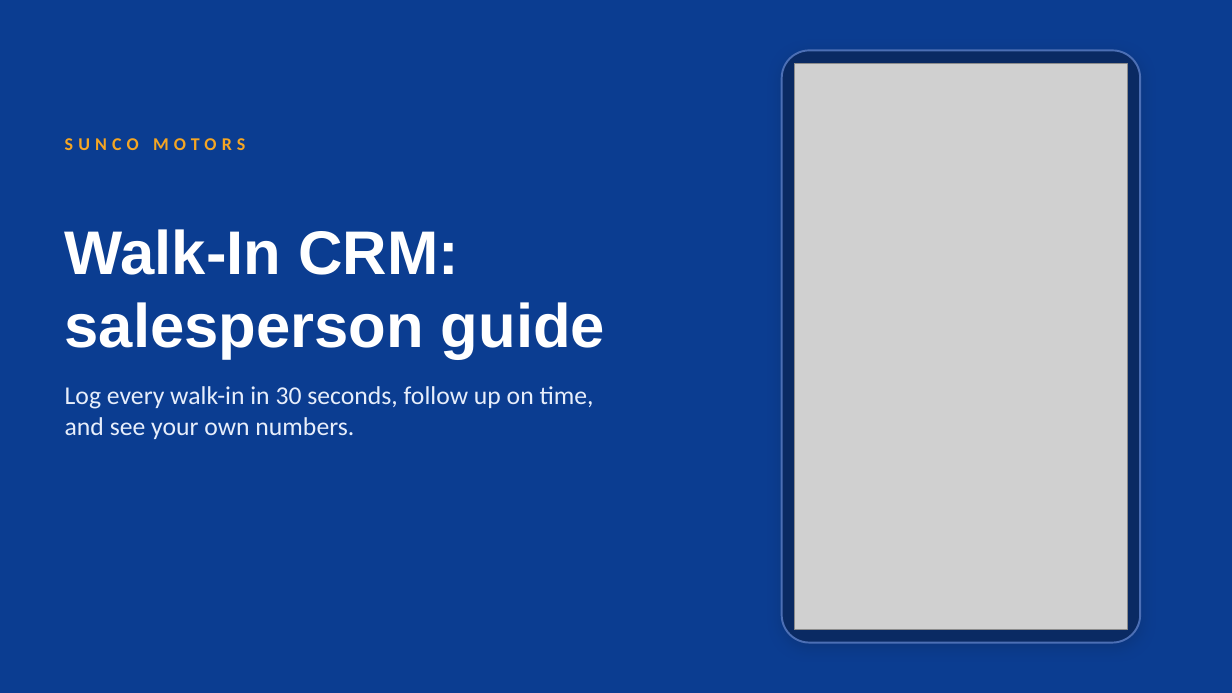
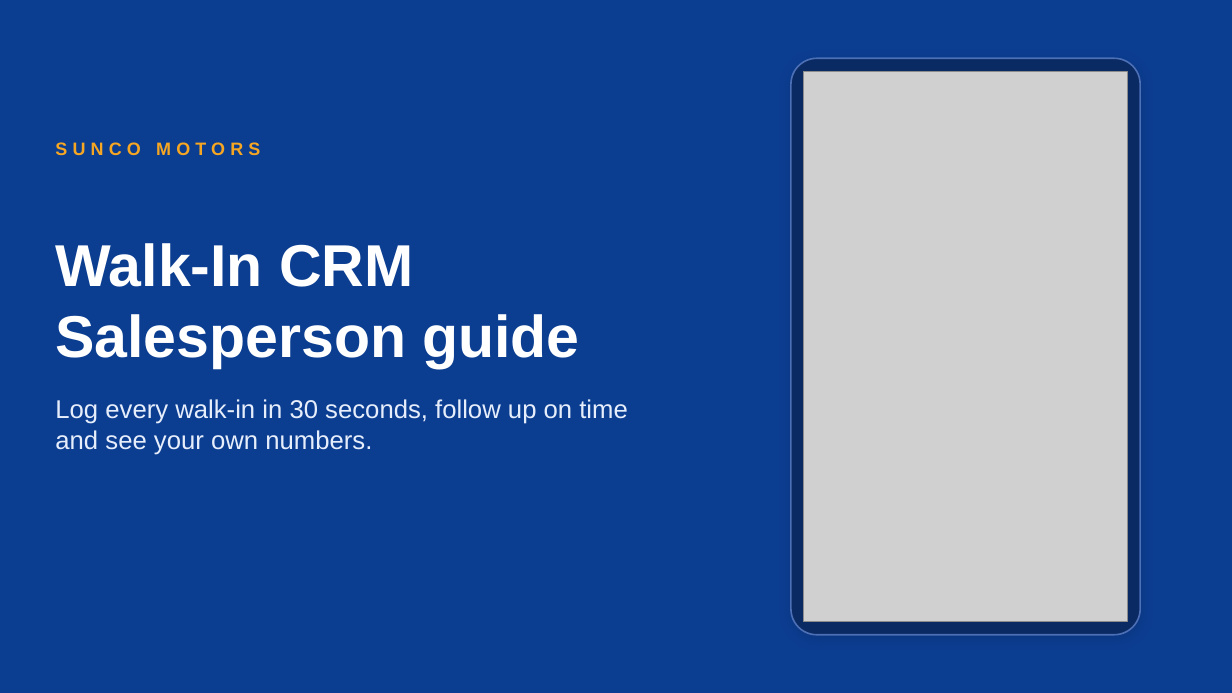
Before and after one commit to jakeeeecurran/walkin-management, a slide deck: slide 1 of docs/training/Sunco-Walk-In-CRM-Salesperson-Guide.pptx. Drawn at 1232x693 pixels with LibreOffice and Linux fonts; fonts in the diff are those of the drawing; grey boxes stand for pictures. Boxes give left, top, right and bottom in pixels: in the first picture for what was removed or moved away, otherwise in the second. Text is boxed around its words. In the diff, an @@ line names an element or a change of style, - is before the commit and + after.

```diff
--- a/docs/training/Sunco-Walk-In-CRM-Salesperson-Guide.pptx
+++ b/docs/training/Sunco-Walk-In-CRM-Salesperson-Guide.pptx
@@ rounded rectangle: place and size @@
-rounded rectangle at (782, 51, 1141, 643)
+rounded rectangle at (791, 58, 1141, 635)
@@ rounded rectangle at (791, 58, 1141, 635): outline #4C6FB5 1.5 pt to #4C6FB5 1.25 pt; shadow changed; proportions changed @@
@@ picture: place and size @@
-picture at (795, 64, 1128, 630)
+picture at (804, 71, 1128, 622)
@@ text "SUNCO MOTORS": place and size @@
-text "SUNCO MOTORS" at (65, 138, 245, 150)
+text "SUNCO MOTORS" at (55, 142, 260, 155)
@@ text "SUNCO MOTORS" at (55, 142, 260, 155): font Calibri to Arial @@
@@ title at (55, 243, 580, 368): text changed; size 48 to 46 pt @@
-Walk-In CRM: salesperson guide
+Walk-In CRM
+Salesperson guide
@@ text at (55, 399, 628, 455): text changed; font Calibri to Arial @@
-Log every walk-in in 30 seconds, follow up on time, and see your own numbers.
+Log every walk-in in 30 seconds, follow up on time and see your own numbers.
```
Also in this commit, not shown: 14 other slides changed, 2 slides added, 1 slide removed, 2 other files.
